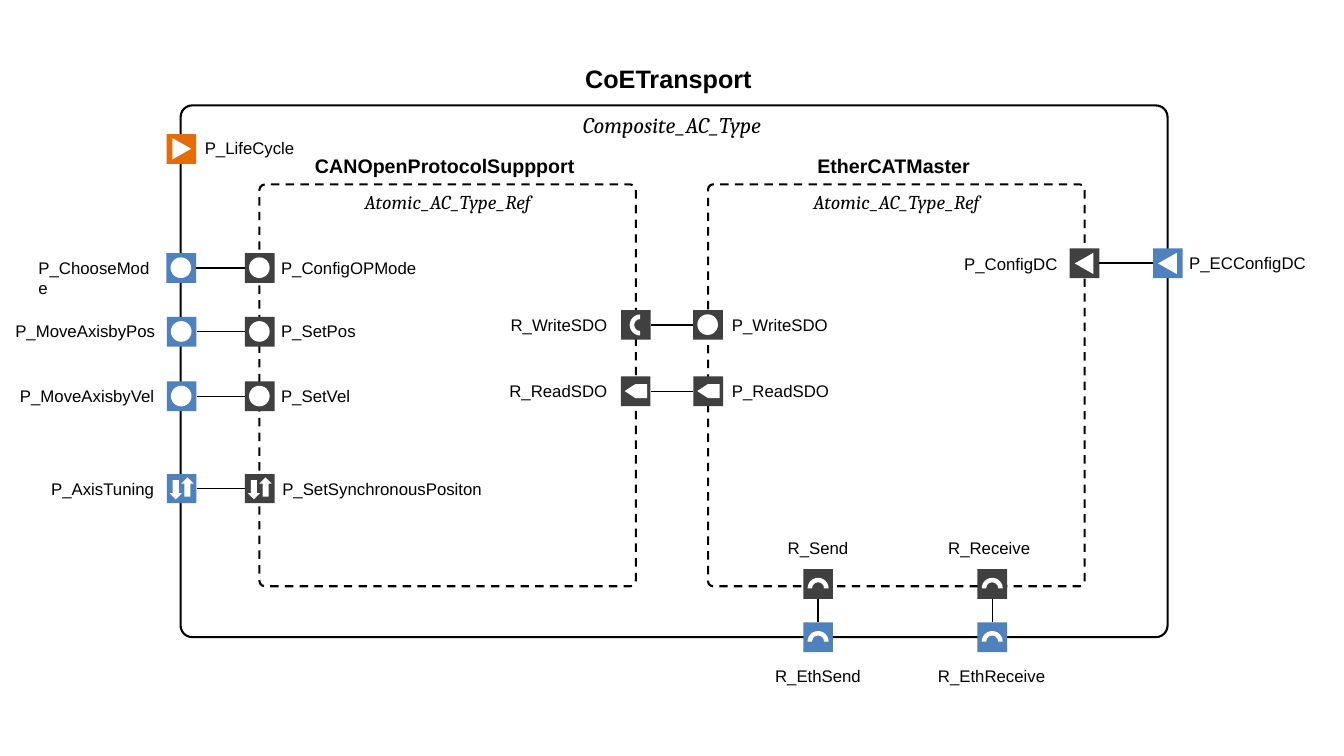
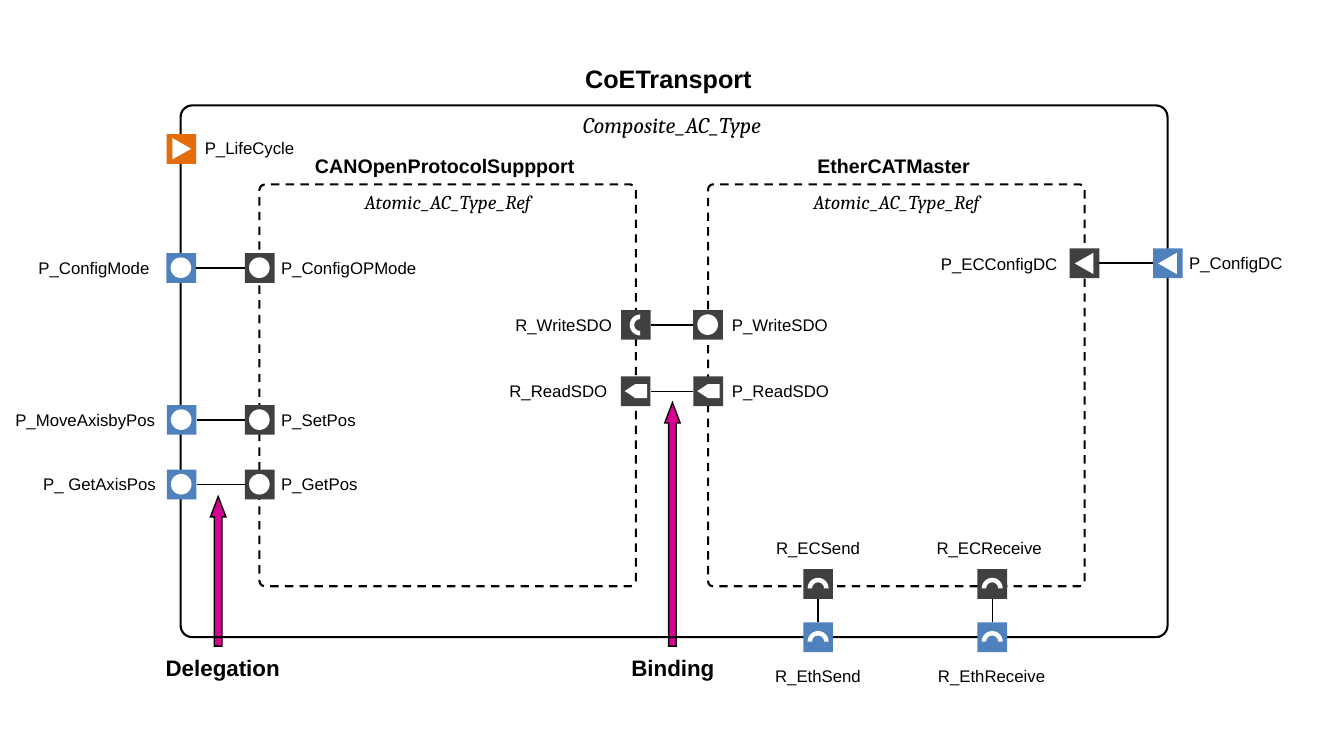
Before and after one commit to NTESEC-zg/OSAI, a slide deck: slide 21 of PPT/Component Model.pptx (slide 19 before the commit). Drawn at 1344x756 pixels with LibreOffice and Linux fonts; fonts in the diff are those of the drawing. Boxes give left, top, right and bottom in pixels: in the first picture for what was removed or moved away, otherwise in the second. Text is boxed around its words. In the diff, an @@ line names an element or a change of style, - is before the commit and + after.

```diff
--- a/PPT/Component Model.pptx
+++ b/PPT/Component Model.pptx
@@ text at (38,262,149,278): text changed @@
-P_ChooseMode
+P_ConfigMode
@@ text at (941,258,1058,274): text changed @@
-P_ConfigDC
+P_ECConfigDC
@@ text at (1189,257,1282,273): text changed @@
-P_ECConfigDC
+P_ConfigDC
@@ text "R_WriteSDO": place and size @@
-text "R_WriteSDO" at (511,319,608,335)
+text "R_WriteSDO" at (515,319,612,335)
@@ text removed at (20,390,154,406) @@
-P_MoveAxisbyVel
@@ 2 texts, 2 ellipses: place and size @@
-2 texts, 2 ellipses at (15,322,356,342)
+2 texts, 2 ellipses at (15,409,356,430)
@@ text removed at (281,390,350,406) @@
-P_SetVel
@@ up arrow added at (665,402,681,646), fill #D60093, outline #000000 1 pt @@
@@ text at (43,478,156,494): text changed @@
-P_AxisTuning
+P_ GetAxisPos
@@ rectangle removed at (167,474,197,503) @@
@@ right arrow removed at (181,477,193,497) @@
@@ rectangle removed at (245,474,274,503) @@
@@ right arrow removed at (260,477,272,497) @@
@@ text at (281,478,357,494): text changed @@
-P_SetSynchronousPositon
+P_GetPos
@@ right arrow removed at (170,480,182,500) @@
@@ 4 rectangles, 2 ellipses, 2 lines: place and size @@
-4 rectangles, 2 ellipses, 2 lines at (167,317,274,411)
+4 rectangles, 2 ellipses, 2 lines at (167,405,274,499)
@@ line removed from (245, 489) to (197, 489) @@
@@ up arrow added at (211,497,226,647), fill #D60093, outline #000000 1 pt @@
@@ right arrow removed at (248,480,260,500) @@
@@ text at (776,542,860,558): text changed @@
-R_Send
+R_ECSend
@@ text at (937,542,1042,558): text changed @@
-R_Receive
+R_ECReceive
@@ text added at (166,659,280,681), 16 pt, text #000000, bold @@
+Delegation
@@ text added at (631,659,714,681), 16 pt, text #000000, bold @@
+Binding
```
Also in this commit, not shown: 2 other slides changed, 3 slides added, 1 slide removed, 8 other files.
